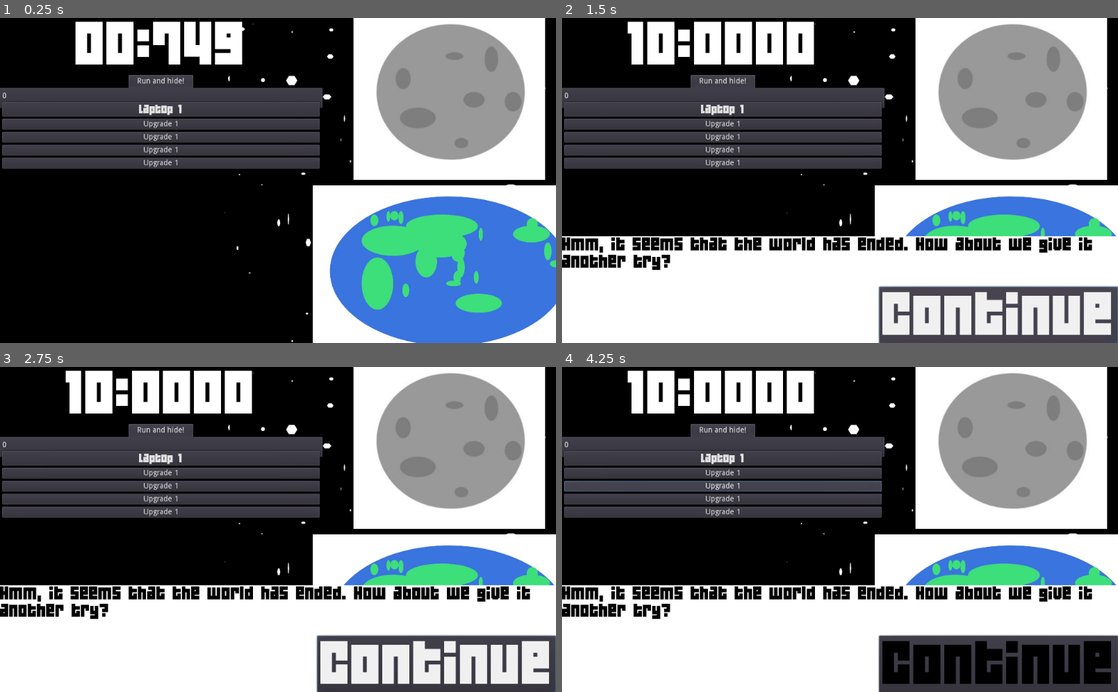
Above: before the commit, frames 1-4 (two rows, left to right).
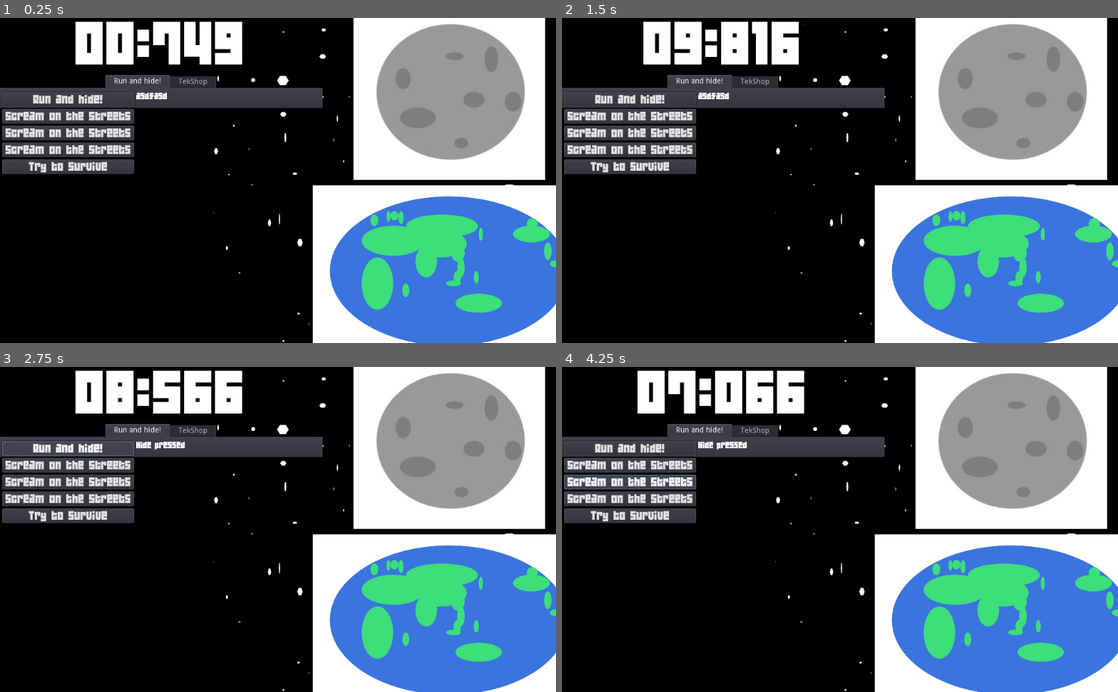
Above: after the commit, the same moments.

Repository: AngelOnFira/ludum-50
Game: Godot game, scene res://Main.tscn
The game is run twice, just before and just after one commit, with the same random seed, the same clock (stepped at 60 frames per second) and the same inputs.
Inputs (mouse positions are in pixels of both pictures, inside the frame that each line leads up to):
- Up to frame 1 (0.25 s): no input
- Up to frame 2 (1.5 s): click (723, 109) at 0.5 s, where only the run before the commit has a clickable "Laptop 1"; click (1001, 317) at 1.25 s, where only the run after the commit has a clickable "Continue"
- Up to frame 3 (2.75 s): click (66, 448) at 2 s, where only the run after the commit has a clickable "Run and hide!"
- Up to frame 4 (4.25 s): click (628, 464) at 2.75 s, where only the run after the commit has a clickable "Scream on the streets"; click (628, 480) at 3.5 s, where only the run after the commit has a clickable "Scream on the streets"

The runs differ from the first frame. In frame 1, 9.9% of the frame differs, in the area x 0-99%, y 1-100%; in frame 2, 42%; in frame 3, 42%; in frame 4, 43%, in the area x 0-100%, y 1-100%.

Commit message:
Working pause play

Diff:
--- /dev/null
+++ b/Assets/Fonts/Log.tres
@@ -0,0 +1,7 @@
+[gd_resource type="DynamicFont" load_steps=2 format=2]
+
+[ext_resource path="res://Assets/Fonts/04B_19__.TTF" type="DynamicFontData" id=1]
+
+[resource]
+size = 15
+font_data = ExtResource( 1 )
--- /dev/null
+++ b/Blackboard.gd
@@ -0,0 +1,4 @@
+extends Node
+
+
+var money: int = 0
--- a/Main.gd
+++ b/Main.gd
@@ -8,10 +8,13 @@
 # Design
 #
 # Starting
+# - Run and hide
+# - Scream and watch the asteroid
+#
+# Mid
 # - Buy laptop
 # - Get first few currencies
-#
-# Mid
+# -
 #
 
 var story = [
@@ -58,13 +61,13 @@
 	]
 
 	$LeftSide/LeftSidePanel/Timer.text = time_left
-	$"LeftSide/LeftSidePanel/TabContainer/Run and hide!/LeftPanel/Money".text = str(amount)
+	# $"LeftSide/LeftSidePanel/TabContainer/Run and hide!/LeftPanel/Money".text = str(amount)
 
 	# If time runs out, reset the timer to 10 seconds
 	if timer <= 0:
 		timer = 1000 * 10
 		$LeftSide/LeftSidePanel/Timer.text = "10:0000"
-		$"LeftSide/LeftSidePanel/TabContainer/Run and hide!/LeftPanel/Money".text = "0"
+		# $"LeftSide/LeftSidePanel/TabContainer/Run and hide!/LeftPanel/Money".text = "0"
 
 		# Show the StoryPanel
 		$StoryPanel.visible = true
@@ -83,4 +86,6 @@
 	$StoryPanel.visible = false
 
 	# Start the game again
-	get_tree().paused = true
+	get_tree().paused = false
+
+	print("resumed~!")
--- a/Main.tscn
+++ b/Main.tscn
@@ -8,15 +8,17 @@
 [ext_resource path="res://Assets/Fonts/TimerFont.tres" type="DynamicFont" id=6]
 [ext_resource path="res://Assets/Fonts/Products.tres" type="DynamicFont" id=7]
 [ext_resource path="res://RunAndHide.gd" type="Script" id=8]
+[ext_resource path="res://Assets/Fonts/Log.tres" type="DynamicFont" id=9]
 
 [node name="Main" type="Control"]
 anchor_right = 1.0
 anchor_bottom = 1.0
+mouse_filter = 2
 script = ExtResource( 1 )
 
 [node name="Stars" type="Sprite" parent="."]
-position = Vector2( 513, 299 )
-scale = Vector2( 0.53013, 0.53013 )
+position = Vector2( 495.938, 299 )
+scale = Vector2( 0.547629, 0.53013 )
 texture = ExtResource( 4 )
 
 [node name="Asteroid" type="Sprite" parent="."]
@@ -57,40 +59,102 @@
 margin_bottom = -4.0
 script = ExtResource( 8 )
 
-[node name="LeftPanel" type="VBoxContainer" parent="LeftSide/LeftSidePanel/TabContainer/Run and hide!"]
-anchor_right = 1.0
-anchor_bottom = 1.0
-
-[node name="Money" type="Label" parent="LeftSide/LeftSidePanel/TabContainer/Run and hide!/LeftPanel"]
+[node name="HBoxContainer" type="HBoxContainer" parent="LeftSide/LeftSidePanel/TabContainer/Run and hide!"]
+anchor_right = 1.0
+anchor_bottom = 1.0
+
+[node name="LeftPanel" type="VBoxContainer" parent="LeftSide/LeftSidePanel/TabContainer/Run and hide!/HBoxContainer"]
+margin_right = 243.0
+margin_bottom = 151.0
+
+[node name="Hide1" type="Button" parent="LeftSide/LeftSidePanel/TabContainer/Run and hide!/HBoxContainer/LeftPanel"]
+margin_right = 243.0
+margin_bottom = 27.0
+custom_fonts/font = ExtResource( 7 )
+text = "Run and hide!"
+
+[node name="Hide2" type="Button" parent="LeftSide/LeftSidePanel/TabContainer/Run and hide!/HBoxContainer/LeftPanel"]
+margin_top = 31.0
+margin_right = 243.0
+margin_bottom = 58.0
+custom_fonts/font = ExtResource( 7 )
+text = "Scream on the streets"
+
+[node name="Hide3" type="Button" parent="LeftSide/LeftSidePanel/TabContainer/Run and hide!/HBoxContainer/LeftPanel"]
+margin_top = 62.0
+margin_right = 243.0
+margin_bottom = 89.0
+custom_fonts/font = ExtResource( 7 )
+text = "Scream on the streets"
+
+[node name="Hide4" type="Button" parent="LeftSide/LeftSidePanel/TabContainer/Run and hide!/HBoxContainer/LeftPanel"]
+margin_top = 93.0
+margin_right = 243.0
+margin_bottom = 120.0
+custom_fonts/font = ExtResource( 7 )
+text = "Scream on the streets"
+
+[node name="Search1" type="Button" parent="LeftSide/LeftSidePanel/TabContainer/Run and hide!/HBoxContainer/LeftPanel"]
+margin_top = 124.0
+margin_right = 243.0
+margin_bottom = 151.0
+custom_fonts/font = ExtResource( 7 )
+text = "Try to survive"
+
+[node name="HideLog" type="RichTextLabel" parent="LeftSide/LeftSidePanel/TabContainer/Run and hide!/HBoxContainer"]
+anchor_bottom = 1.0
+margin_left = 247.0
+margin_right = 585.0
+margin_bottom = 151.0
+size_flags_horizontal = 3
+size_flags_vertical = 3
+custom_fonts/mono_font = ExtResource( 7 )
+custom_fonts/normal_font = ExtResource( 9 )
+text = "asdfasd"
+
+[node name="TekShop" type="Tabs" parent="LeftSide/LeftSidePanel/TabContainer"]
+visible = false
+anchor_right = 1.0
+anchor_bottom = 1.0
+margin_left = 4.0
+margin_top = 32.0
+margin_right = -4.0
+margin_bottom = -4.0
+
+[node name="LeftPanel" type="VBoxContainer" parent="LeftSide/LeftSidePanel/TabContainer/TekShop"]
+anchor_right = 1.0
+anchor_bottom = 1.0
+
+[node name="Money" type="Label" parent="LeftSide/LeftSidePanel/TabContainer/TekShop/LeftPanel"]
 margin_right = 585.0
 margin_bottom = 14.0
 
-[node name="Button" type="Button" parent="LeftSide/LeftSidePanel/TabContainer/Run and hide!/LeftPanel"]
+[node name="Button" type="Button" parent="LeftSide/LeftSidePanel/TabContainer/TekShop/LeftPanel"]
 margin_top = 18.0
 margin_right = 585.0
 margin_bottom = 45.0
 custom_fonts/font = ExtResource( 7 )
 text = "Laptop 1"
 
-[node name="Button2" type="Button" parent="LeftSide/LeftSidePanel/TabContainer/Run and hide!/LeftPanel"]
+[node name="Button2" type="Button" parent="LeftSide/LeftSidePanel/TabContainer/TekShop/LeftPanel"]
 margin_top = 49.0
 margin_right = 585.0
 margin_bottom = 69.0
 text = "Upgrade 1"
 
-[node name="Button3" type="Button" parent="LeftSide/LeftSidePanel/TabContainer/Run and hide!/LeftPanel"]
+[node name="Button3" type="Button" parent="LeftSide/LeftSidePanel/TabContainer/TekShop/LeftPanel"]
 margin_top = 73.0
 margin_right = 585.0
 margin_bottom = 93.0
 text = "Upgrade 1"
 
-[node name="Button4" type="Button" parent="LeftSide/LeftSidePanel/TabContainer/Run and hide!/LeftPanel"]
+[node name="Button4" type="Button" parent="LeftSide/LeftSidePanel/TabContainer/TekShop/LeftPanel"]
 margin_top = 97.0
 margin_right = 585.0
 margin_bottom = 117.0
 text = "Upgrade 1"
 
-[node name="Button5" type="Button" parent="LeftSide/LeftSidePanel/TabContainer/Run and hide!/LeftPanel"]
+[node name="Button5" type="Button" parent="LeftSide/LeftSidePanel/TabContainer/TekShop/LeftPanel"]
 margin_top = 121.0
 margin_right = 585.0
 margin_bottom = 141.0
@@ -117,6 +181,7 @@
 text = "Hmm, it seems that "
 
 [node name="Continue" type="Button" parent="StoryPanel"]
+pause_mode = 2
 anchor_left = 1.0
 anchor_top = 1.0
 anchor_right = 1.0
@@ -127,5 +192,10 @@
 custom_fonts/font = ExtResource( 6 )
 text = "Continue"
 
-[connection signal="pressed" from="LeftSide/LeftSidePanel/TabContainer/Run and hide!/LeftPanel/Button" to="." method="_on_Button_pressed"]
+[connection signal="pressed" from="LeftSide/LeftSidePanel/TabContainer/Run and hide!/HBoxContainer/LeftPanel/Hide1" to="LeftSide/LeftSidePanel/TabContainer/Run and hide!" method="_on_Hide_pressed" binds= [ 1 ]]
+[connection signal="pressed" from="LeftSide/LeftSidePanel/TabContainer/Run and hide!/HBoxContainer/LeftPanel/Hide2" to="LeftSide/LeftSidePanel/TabContainer/Run and hide!" method="_on_Hide_pressed" binds= [ 2 ]]
+[connection signal="pressed" from="LeftSide/LeftSidePanel/TabContainer/Run and hide!/HBoxContainer/LeftPanel/Hide3" to="LeftSide/LeftSidePanel/TabContainer/Run and hide!" method="_on_Hide_pressed" binds= [ 3 ]]
+[connection signal="pressed" from="LeftSide/LeftSidePanel/TabContainer/Run and hide!/HBoxContainer/LeftPanel/Hide4" to="LeftSide/LeftSidePanel/TabContainer/Run and hide!" method="_on_Hide_pressed" binds= [ 4 ]]
+[connection signal="pressed" from="LeftSide/LeftSidePanel/TabContainer/Run and hide!/HBoxContainer/LeftPanel/Search1" to="LeftSide/LeftSidePanel/TabContainer/Run and hide!" method="_on_Hide_pressed" binds= [ 1 ]]
+[connection signal="pressed" from="LeftSide/LeftSidePanel/TabContainer/TekShop/LeftPanel/Button" to="." method="_on_Button_pressed"]
 [connection signal="pressed" from="StoryPanel/Continue" to="." method="_on_Continue_pressed"]
--- a/RunAndHide.gd
+++ b/RunAndHide.gd
@@ -1,16 +1,26 @@
 extends Tabs
 
+onready var blackboard = get_node("/root/Blackboard")
 
-# Declare member variables here. Examples:
-# var a = 2
-# var b = "text"
 
+var log_text = []
+onready var log_node = $HBoxContainer/HideLog
 
 # Called when the node enters the scene tree for the first time.
 func _ready():
-	pass # Replace with function body.
+	randomize()
 
+func _on_Hide_pressed(extra_arg_0:int):
+	# Add a random amount of money
+	blackboard.money += randi() % 40 + 10
 
-# Called every frame. 'delta' is the elapsed time since the previous frame.
-#func _process(delta):
-#	pass
+	# Add the log entry
+	if extra_arg_0 == 1:
+		log_text.insert(0, "Hide pressed")
+
+	# Update the text log
+	var log_text_string = ""
+	for i in range(len(log_text)):
+		log_text_string += log_text[i] + "\n"
+
+	log_node.text = log_text_string
--- a/project.godot
+++ b/project.godot
@@ -14,6 +14,10 @@
 run/main_scene="res://Main.tscn"
 config/icon="res://icon.png"
 
+[autoload]
+
+Blackboard="*res://Blackboard.gd"
+
 [physics]
 
 common/enable_pause_aware_picking=true
Not shown: 1 places in Main.tscn that only renumber resources
